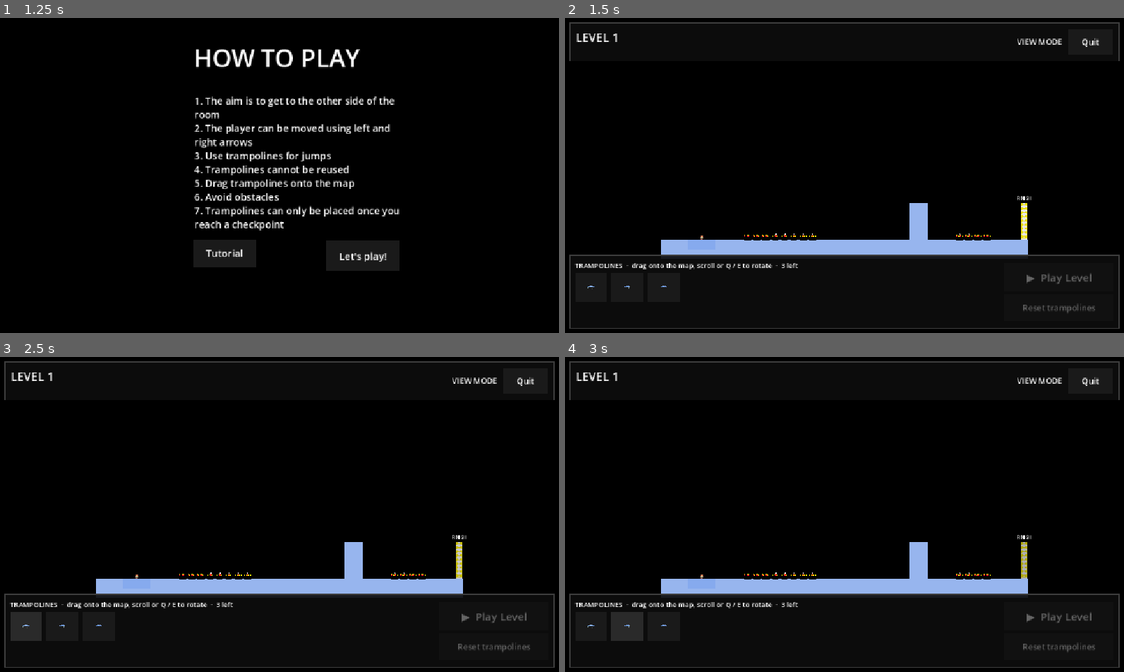
Above: before the commit, frames 1-4 (two rows, left to right).
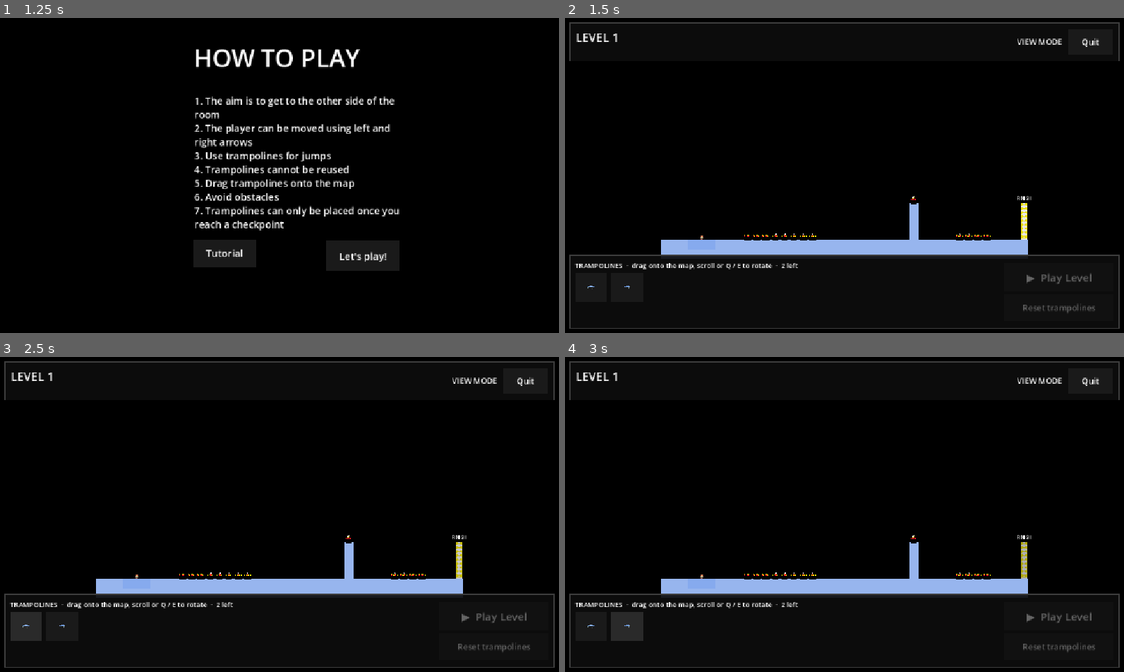
Above: after the commit, the same moments.

Repository: arsenal4eva/bounce
Game: Godot game, scene res://titlescreen.tscn
Two runs of this game, one before a commit and one after it. Both use one fixed random seed, a clock stepped at 60 frames per second and the inputs below.
Inputs (mouse positions are in pixels of both pictures, inside the frame that each line leads up to):
- Up to frame 1 (1.25 s): click "Start" at 0.5 s
- Up to frame 2 (1.5 s): click "Let's play!" at 1.25 s
- Up to frame 3 (2.5 s): click (27, 627) at 2.02 s
- Up to frame 4 (3 s): click (626, 627) at 2.77 s

Frame 1 is identical in both runs. In frame 2, 0.2% of the frame differs, in the area x 17-65%, y 56-86%; in frame 3, 0.2%; in frame 4, 0.2%.

Commit message:
changed levels

Diff:
--- a/game/level_3.tscn
+++ b/game/level_3.tscn
@@ -1,7 +1,7 @@
-[gd_scene load_steps=2 format=3]
+[gd_scene format=3 uid="uid://bqxx7s5fiqwsk"]
 
-[ext_resource type="Script" path="res://level.gd" id="1_level"]
+[ext_resource type="Script" uid="uid://dasjed8hjtq65" path="res://level.gd" id="1_level"]
 
-[node name="level_3" type="Node2D"]
+[node name="level_3" type="Node2D" unique_id=1295769766]
 script = ExtResource("1_level")
 level_number = 3
--- a/game/level_data.gd
+++ b/game/level_data.gd
@@ -96,7 +96,7 @@
 
 
 static func _tutorial() -> Dictionary:
-	var skibidi := _base(32, 16, Vector2i(4, 13), Vector2i(31, 10), 4, 2)
+	var skibidi := _base(32, 16, Vector2i(4, 13), Vector2i(31, 10), 4, 3)
 	_solid(skibidi, 0, 15, 32, 1)
 	_solid(skibidi, 0, 14, 9, 1)
 	_solid(skibidi, 17, 14, 15, 1)
@@ -106,10 +106,10 @@
 
 
 static func _level_1() -> Dictionary:
-	var skibidi := _base(40, 20, Vector2i(4, 17), Vector2i(39, 14), 4, 3)
+	var skibidi := _base(40, 20, Vector2i(4, 17), Vector2i(39, 14), 4, 2)
 	_solid(skibidi, 0, 18, 40, 2)
 	_spike_row(skibidi, 9, 17, 8, "up")
-	_solid(skibidi, 27, 14, 2, 4)
+	_solid_spike(skibidi, 27, 14, 1, 4, 13)
 	_spike_row(skibidi, 32, 17, 4, "up")
 	return skibidi
 
